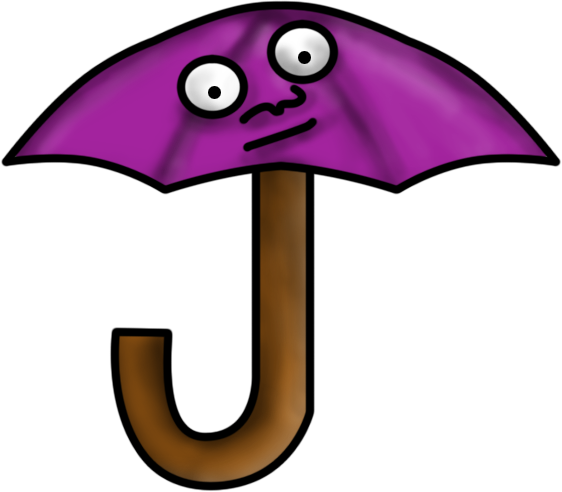
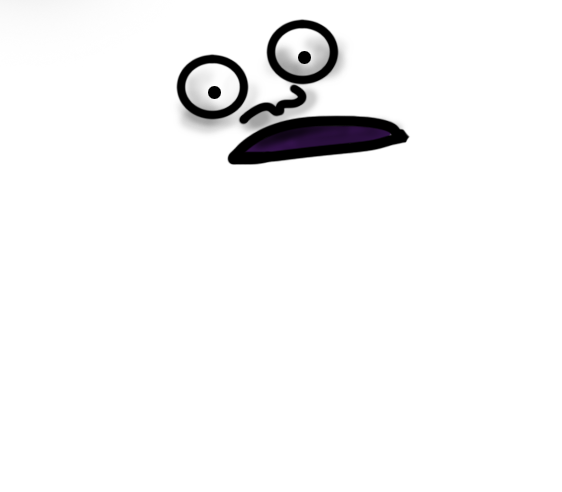
Layered file, before and after one edit (562x492). Changes by layer:
added group "Mouth Pain" with 3 layers above "Mouth" over [0, 0, 411, 166]
added layer "Layer 10" in group "Mouth Pain" over [226, 114, 411, 166]
added layer "Layer 12" in group "Mouth Pain" over [0, 0, 408, 164]
added layer "Layer 11" in group "Mouth Pain" over [241, 124, 393, 158]
hid group "Mouth" (1st of 2) (2 layers) over [233, 105, 347, 173]
hid group "Umbrella" (1st of 2) (4 layers) over [0, 0, 561, 425]
painted on "Umbrella Shadow" over [254, 167, 312, 425]
hid group "Handle" (1st of 2) (4 layers) over [109, 0, 316, 491]
painted on "Handle Shadow" over [254, 138, 312, 268]
